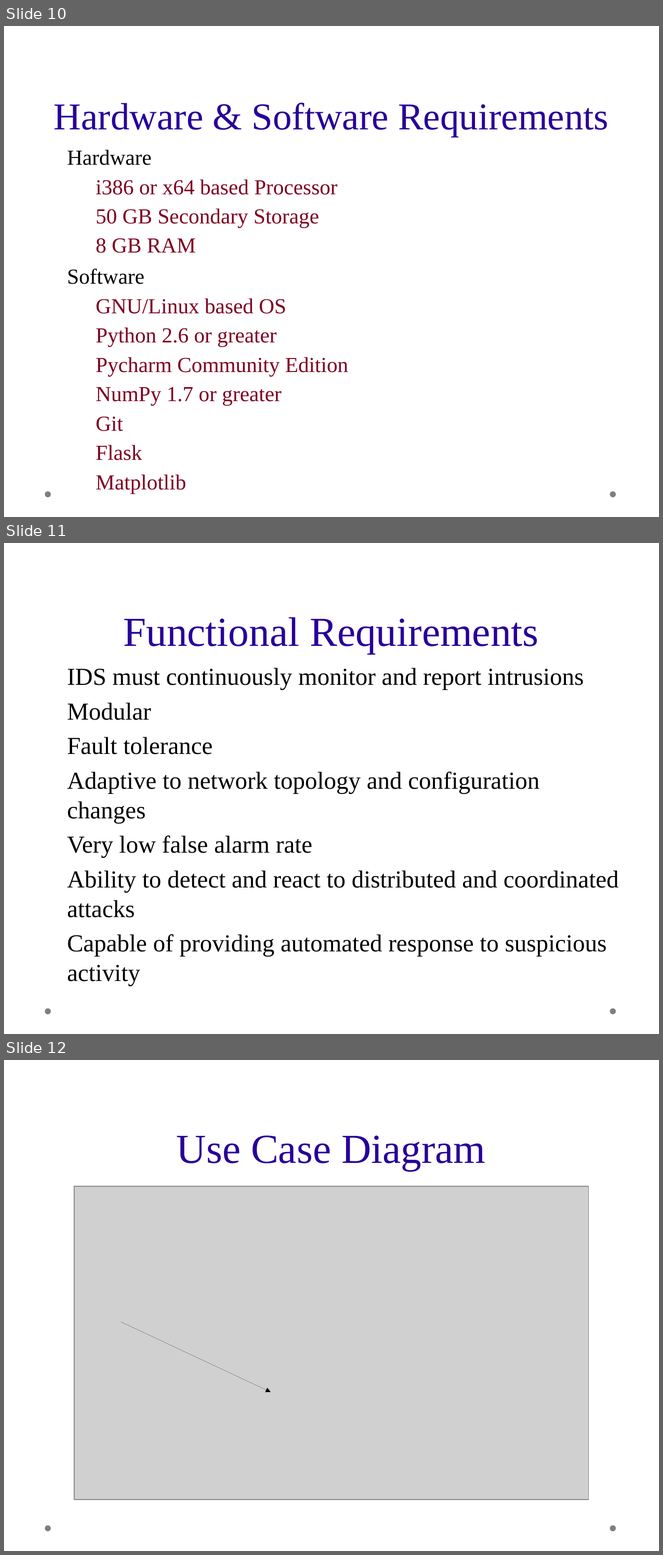
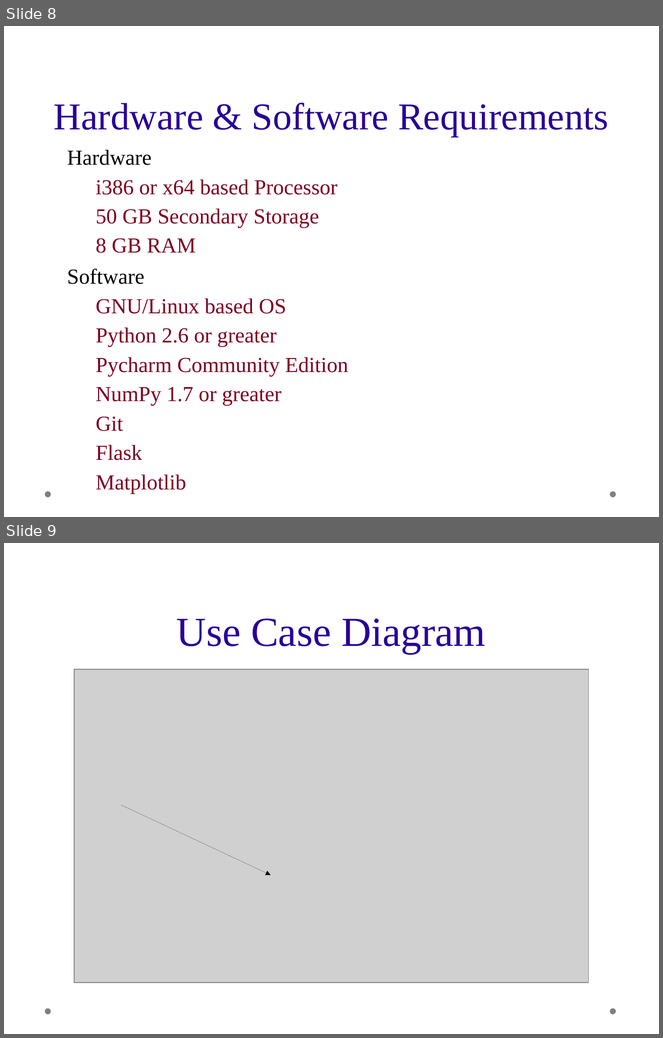
Before and after one commit to mahidharc/drdo.ids, a slide deck: presentation.odp. Shown one above the other, each under a label of ours: slides 10, 11 and 12 before the commit, slides 8 and 9 after it. The pictures are 663x1555 and 663x1038 pixels, drawn with LibreOffice and Linux fonts; fonts in the diff are those of the drawing; grey boxes stand for pictures; background and template pictures are left out. Boxes give left, top, right and bottom in pixels: in the first picture for what was removed or moved away, otherwise in the second. Text is boxed around its words. In the diff, an @@ line names an element or a change of style, - is before the commit and + after.

```diff
--- a/presentation.odp
+++ b/presentation.odp
@@ slide 11 removed at <box>4,543,659,1034</box>, background picture (left out); not listed: 2 template elements that a slide beside it also shows @@
@@ title removed at <box>123,617,539,654</box> @@
-Functional Requirements
@@ text removed at <box>67,668,619,987</box> @@
-◆ IDS must continuously monitor and report intrusions
-◆ Modular
-◆ Fault tolerance
-◆ Adaptive to network topology and configuration changes
-◆ Very low false alarm rate
-◆ Ability to detect and react to distributed and coordinated attacks
-◆ Capable of providing automated response to suspicious activity
@@ what was slide 10 is now slide 8 @@
@@ what was slide 12 is now slide 9 @@
```
Also in this commit, not shown: 2 slides changed, 2 slides added, 9 other slides removed.
